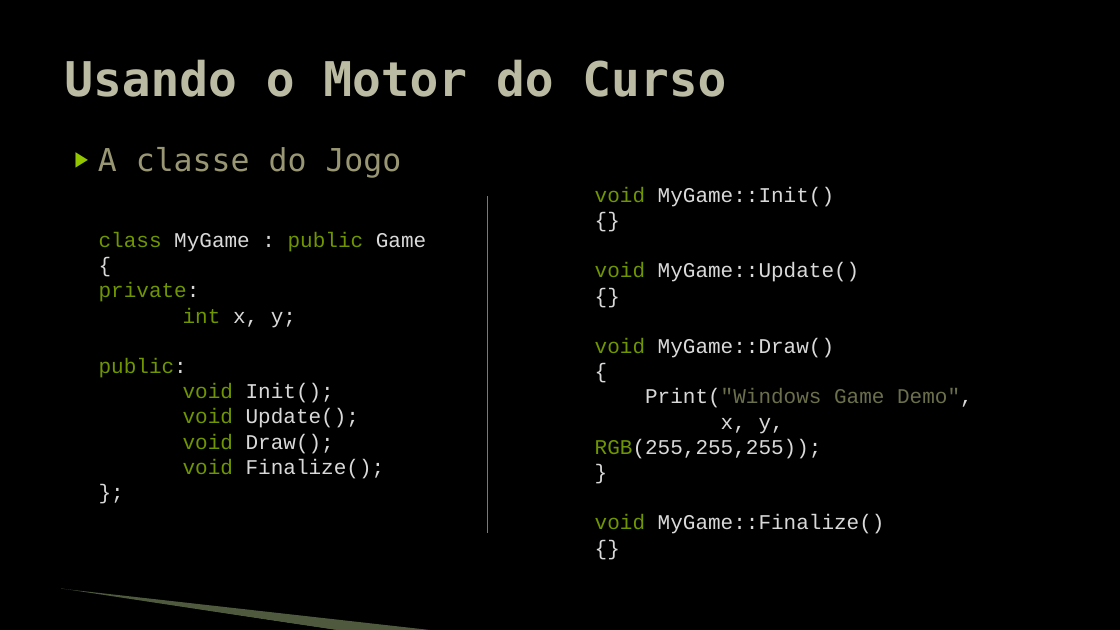
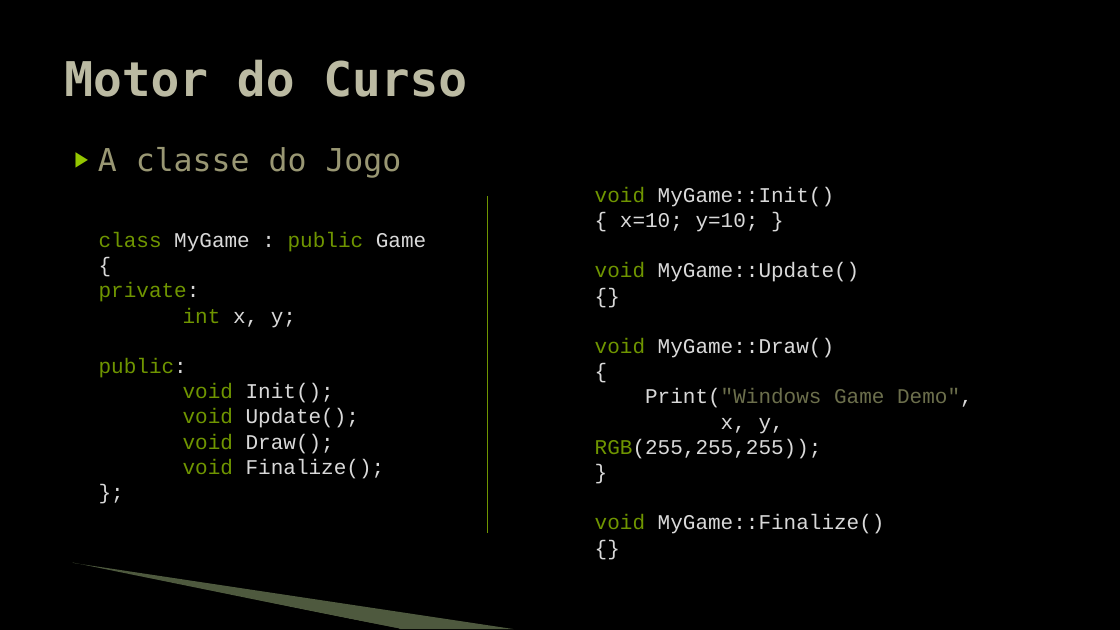
Before and after one commit to JudsonSS/Jogos, a slide deck: slide 9 of Slides/05. Motor de Jogo.pptx (slide 8 before the commit). Drawn at 1120x630 pixels with LibreOffice and Linux fonts; fonts in the diff are those of the drawing; background and template pictures are left out. Boxes give left, top, right and bottom in pixels: in the first picture for what was removed or moved away, otherwise in the second. Text is boxed around its words. In the diff, an @@ line names an element or a change of style, - is before the commit and + after.

```diff
--- a/Slides/05. Motor de Jogo.pptx
+++ b/Slides/05. Motor de Jogo.pptx
@@ title at [64,59,467,97]: text changed @@
-Usando o Motor do Curso
+Motor do Curso
@@ text at [620,213,759,232]: text changed @@
-{}
+{ x=10; y=10; }
@@ freeform shape: place and size @@
-freeform shape at [60,590,340,630]
+freeform shape at [71,565,400,629]
@@ freeform shape: place and size @@
-freeform shape at [61,589,437,630]
+freeform shape at [73,563,514,629]
```
Also in this commit, not shown: 9 other slides changed, 1 slide added.
